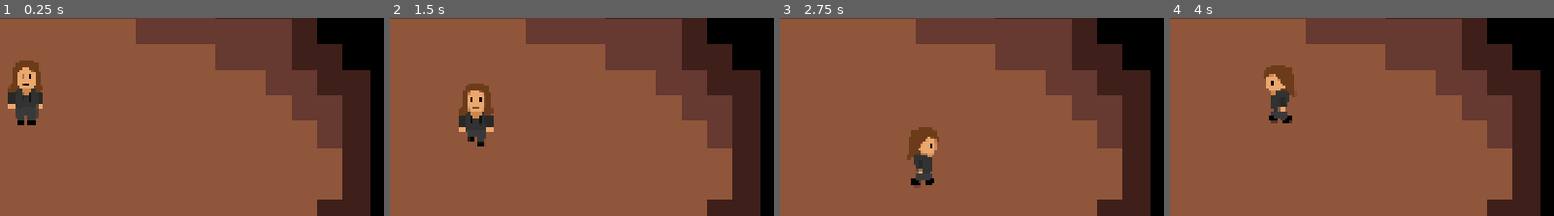
Above: before the commit, frames 1-4 (left to right).
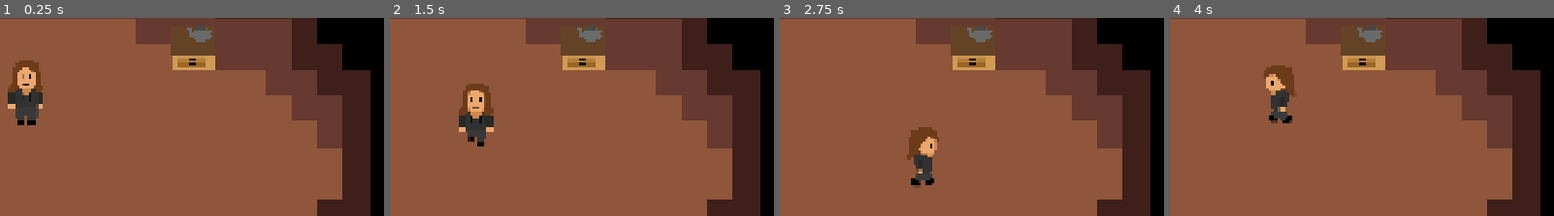
Above: after the commit, the same moments.

Repository: etper/pimpek-rpg-game
Game: Godot game, scene res://main.tscn
Same seed, same stepped clock (60 frames per second), same inputs: the game is played once before the commit and once after it.
Inputs:
- Up to frame 1 (0.25 s): no input
- Up to frame 2 (1.5 s): tap Enter at 0.5 s; hold D (move_right) 0.53-1.28 s; tap Z (interact) at 0.6 s; hold S (move_down) from 1.28 s (still down); tap Shift (sprint) at 1.35 s
- Up to frame 3 (2.75 s): release S (move_down) at 2.03 s; hold D (move_right) from 2.03 s (still down); tap Z (interact) at 2.1 s
- Up to frame 4 (4 s): release D (move_right) at 2.78 s; hold W (move_up) 2.78-3.53 s; tap Shift (sprint) at 2.85 s; hold A (move_left) from 3.53 s (still down); tap Z (interact) at 3.6 s
The pictures show only the part of the screen within x 35-85%, y 21-71%; the shares and areas given below are measured in that part.

The runs differ from the first frame. In frame 1, 1.7% of the frame differs, in the area x 44-57%, y 3-27%; in frame 2, 1.7%; in frame 3, 1.7%; in frame 4, 1.7%.

Commit message:
content setup for czajnik

Diff:
--- a/main.tscn
+++ b/main.tscn
@@ -10,6 +10,8 @@
 [ext_resource type="Script" uid="uid://breseuph2k751" path="res://scripts/events/event_command.gd" id="7_5vw27"]
 [ext_resource type="Script" uid="uid://dqkdu1jl2bi1e" path="res://scripts/events/dialogue_event.gd" id="8_kek77"]
 [ext_resource type="Texture2D" uid="uid://b3rq65ifbyo20" path="res://sprites/window.png" id="9_kek77"]
+[ext_resource type="Texture2D" uid="uid://43jgenmr14kj" path="res://sprites/kitchen countertop.png" id="11_efxa6"]
+[ext_resource type="Texture2D" uid="uid://dgc05q2fx6ilg" path="res://sprites/teapot.png" id="12_dg77c"]
 
 [sub_resource type="TileSetAtlasSource" id="TileSetAtlasSource_5vw27"]
 texture = ExtResource("1_5vw27")
@@ -116,6 +118,11 @@
 text = "Jak przyjemnie sie patrzy na to, co razem zbudowalismy"
 metadata/_custom_type_script = "uid://dqkdu1jl2bi1e"
 
+[sub_resource type="Resource" id="Resource_efxa6"]
+script = ExtResource("8_kek77")
+text = "czajnik event"
+metadata/_custom_type_script = "uid://dqkdu1jl2bi1e"
+
 [node name="Main" type="Node2D" unique_id=1148531345]
 
 [node name="TileMapLayer" type="TileMapLayer" parent="." unique_id=688064548]
@@ -172,4 +179,24 @@
 sprite = ExtResource("9_kek77")
 events = Array[ExtResource("7_5vw27")]([SubResource("Resource_kek77")])
 
+[node name="Kitchen Countertop" parent="." unique_id=2044270947 instance=ExtResource("3_h2yge")]
+position = Vector2(1148, 377)
+sprite = ExtResource("11_efxa6")
+events = Array[ExtResource("7_5vw27")]([SubResource("Resource_efxa6")])
+
+[node name="Sprite2D" parent="Kitchen Countertop" index="0" unique_id=122994009]
+texture = ExtResource("11_efxa6")
+
+[node name="Collision" parent="Kitchen Countertop/StaticBody2D" parent_id_path=PackedInt32Array(2044270947, 1564942911) index="0" unique_id=451810197]
+scale = Vector2(0.8000097, 0.36000726)
+
+[node name="InteractShape" parent="Kitchen Countertop" index="2" unique_id=931893703]
+scale = Vector2(0.8, 0.84000486)
+
+[node name="Teapot" type="Sprite2D" parent="." unique_id=390515552]
+position = Vector2(1166, 341)
+scale = Vector2(0.546875, 0.546875)
+texture = ExtResource("12_dg77c")
+
 [editable path="Bed"]
+[editable path="Kitchen Countertop"]
Binary file added: sprites/kitchen countertop.png
Not shown, added: sprites/kitchen countertop.png.import
Binary file added: sprites/teapot.png
Not shown, added: sprites/teapot.png.import
